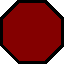
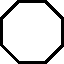
Comparing the layer stacks of the two (64, 64) images. Changes:
painted on "Layer 2" over [3, 3, 61, 61]
